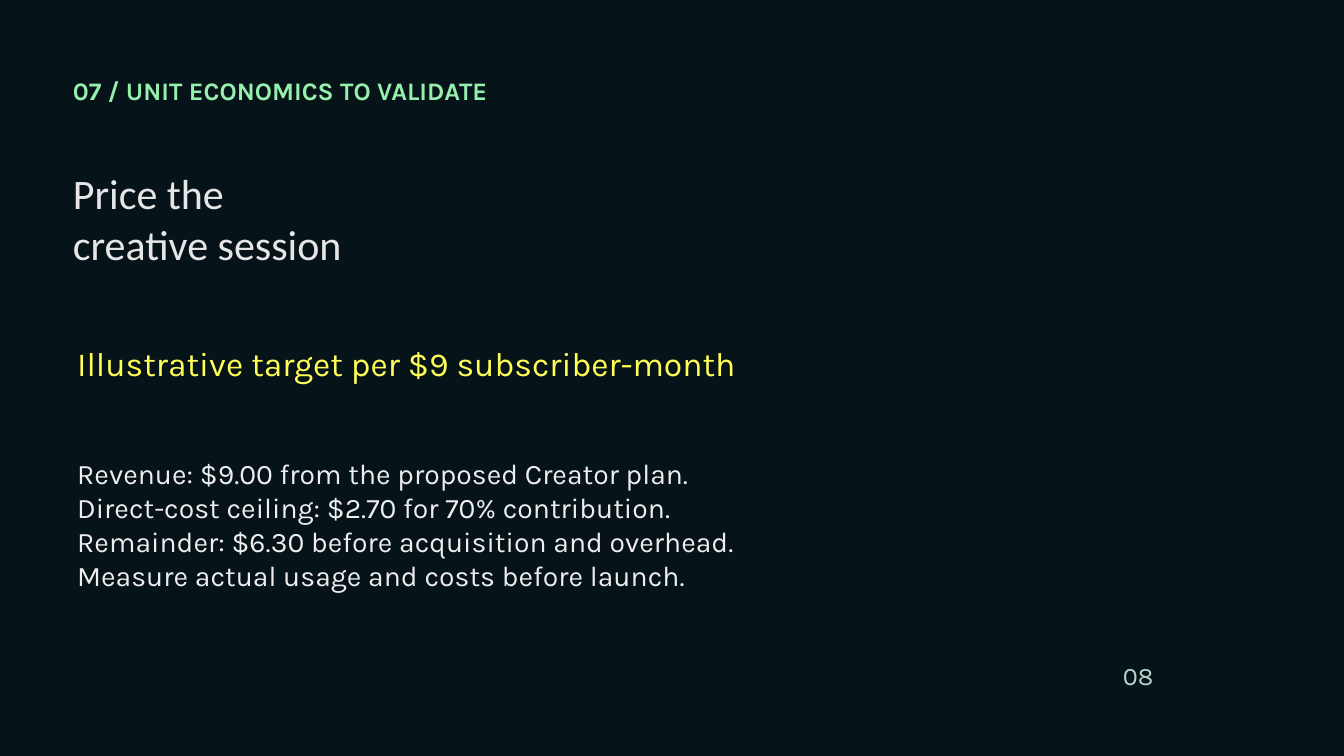
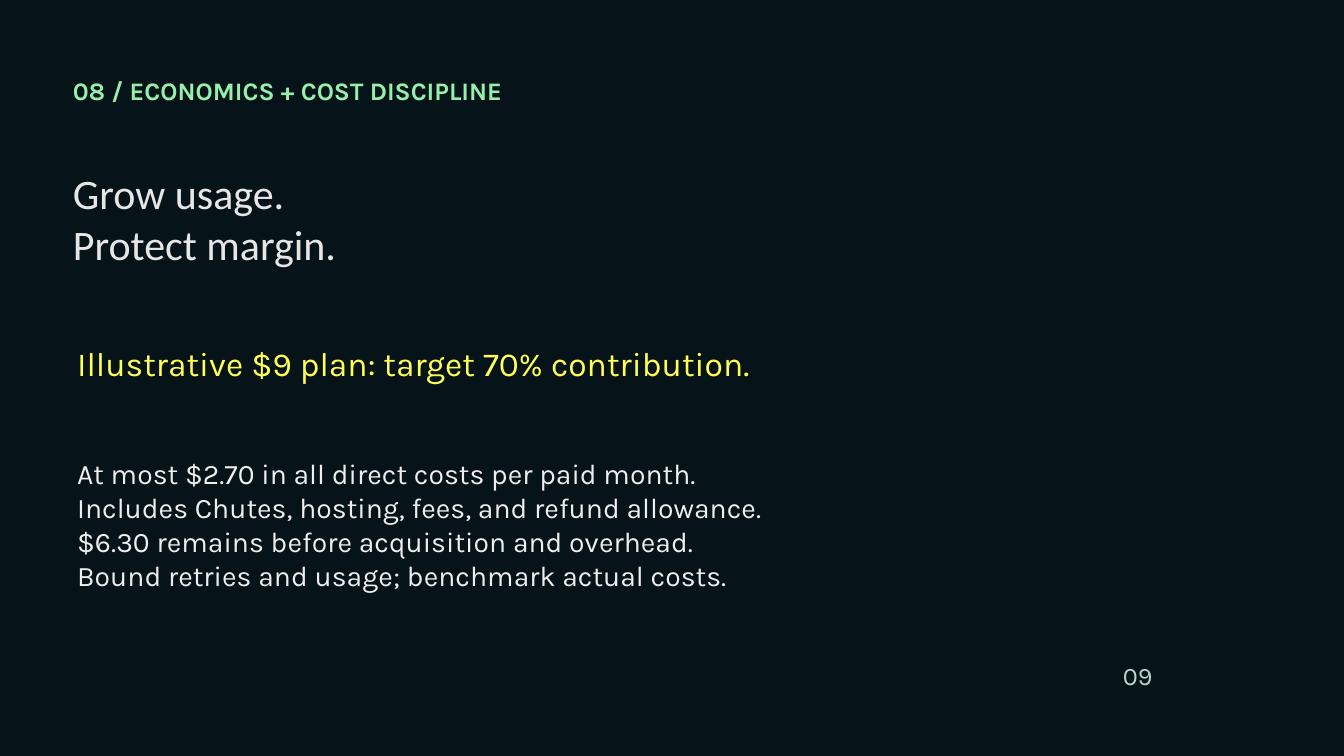
Before and after one commit to Nakshatra05/tensorcraft-bittensor, a slide deck: slide 9 of presentation/TensorCraft-Bittensor-Pitch.pptx (slide 8 before the commit). Drawn at 1344x756 pixels with LibreOffice and Linux fonts; fonts in the diff are those of the drawing; background and template pictures are left out. Boxes give left, top, right and bottom in pixels: in the first picture for what was removed or moved away, otherwise in the second. Text is boxed around its words. In the diff, an @@ line names an element or a change of style, - is before the commit and + after.

Commit message:
Strengthen competitive positioning and Bittensor revenue model

```diff
--- a/presentation/TensorCraft-Bittensor-Pitch.pptx
+++ b/presentation/TensorCraft-Bittensor-Pitch.pptx
@@ text at box(73, 83, 502, 101): text changed @@
-07 / UNIT ECONOMICS TO VALIDATE
+08 / ECONOMICS + COST DISCIPLINE
@@ text at box(73, 181, 336, 268): text changed @@
-Price the
-creative session
+Grow usage.
+Protect margin.
@@ text at box(77, 352, 749, 385): text changed @@
-Illustrative target per $9 subscriber-month
+Illustrative $9 plan: target 70% contribution.
@@ text at box(77, 464, 761, 593): text changed @@
-Revenue: $9.00 from the proposed Creator plan.
-Direct-cost ceiling: $2.70 for 70% contribution.
-Remainder: $6.30 before acquisition and overhead.
-Measure actual usage and costs before launch.
+At most $2.70 in all direct costs per paid month.
+Includes Chutes, hosting, fees, and refund allowance.
+$6.30 remains before acquisition and overhead.
+Bound retries and usage; benchmark actual costs.
@@ text at box(1123, 669, 1153, 686): text changed @@
-08
+09
```
Also in this commit, not shown: 5 other slides changed, 3 slides added, 2 slides removed.
